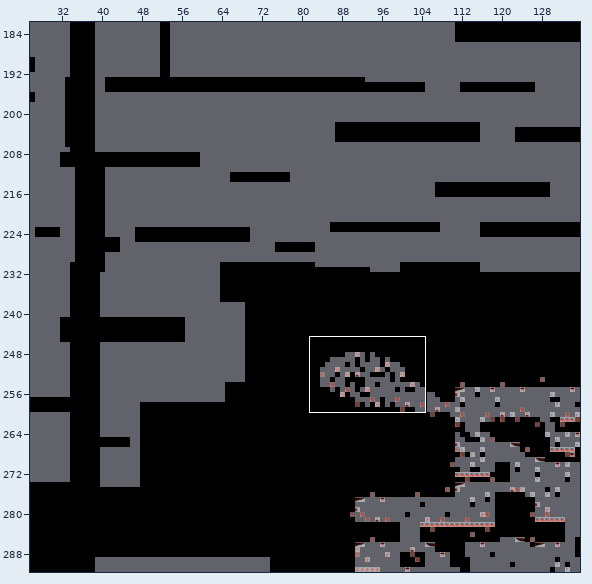
Tiled map: TheCave.tmx. Above: a wide view before the commit, with the close-up outlined.
Close-up. First the earlier version:
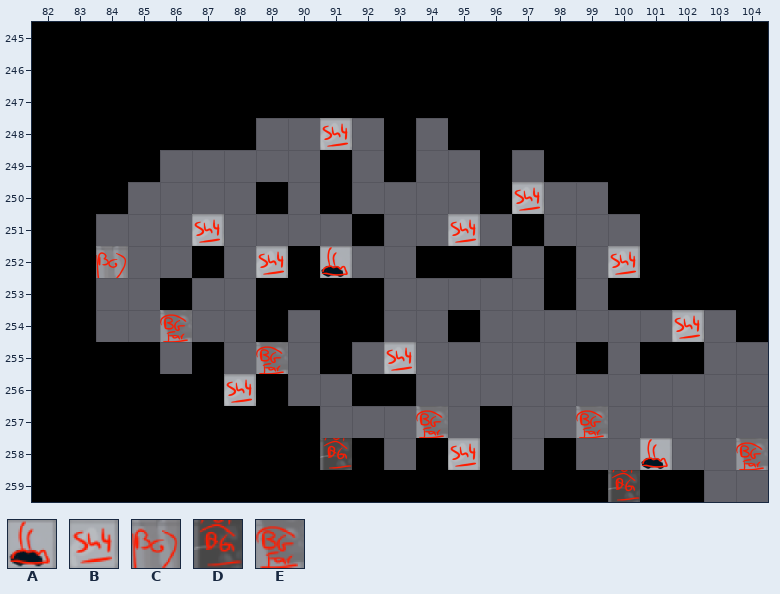
Cells are 120x120 px. Shown: x 82..104, y 245..259. The commit also changed other parts of the map, which this record leaves out.
Key: from "UpperCaveObjectTiles": A 13, B 23, C 115, D 118, E 128.
_ is an empty cell.
Layers that did not change in this view are not listed.
Layer "Objects" before, first column x 82:
245 _______________________
246 _______________________
247 _______________________
248 _________B_____________
249 _______________________
250 _______________B_______
251 _____B_______B_________
252 __C____B_A________B____
253 _______________________
254 ____E_______________B__
255 _______E___B___________
256 ______B________________
257 ____________E____E_____
258 _________D___B_____A__E
259 __________________D____
Once edited:
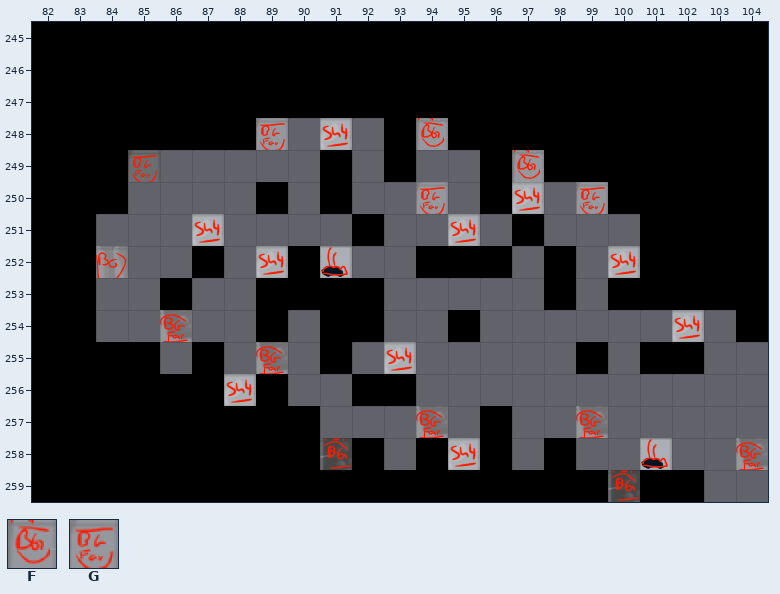
Further tiles: from "UpperCaveObjectTiles": F 117, G 127.
See-through tiles are keyed as they look on the map.
Changes in this commit:
{"where": "layer \"Objects\""}
{"y":248,"x":89,"old":"_","new":"G"}
{"y":248,"x":94,"old":"_","new":"F"}
{"y":249,"x":85,"old":"_","new":"G"}
{"y":249,"x":97,"old":"_","new":"F"}
{"y":250,"x":94,"old":"_","new":"G"}
{"y":250,"x":99,"old":"_","new":"G"}
{"label":"added","picture_box":[256,118,288,150]}
{"label":"added","picture_box":[416,118,448,150]}
{"label":"added","picture_box":[128,150,160,182]}
{"label":"added","picture_box":[512,150,544,182]}
{"label":"added","picture_box":[416,182,448,214]}
{"label":"added","picture_box":[576,182,608,214]}
